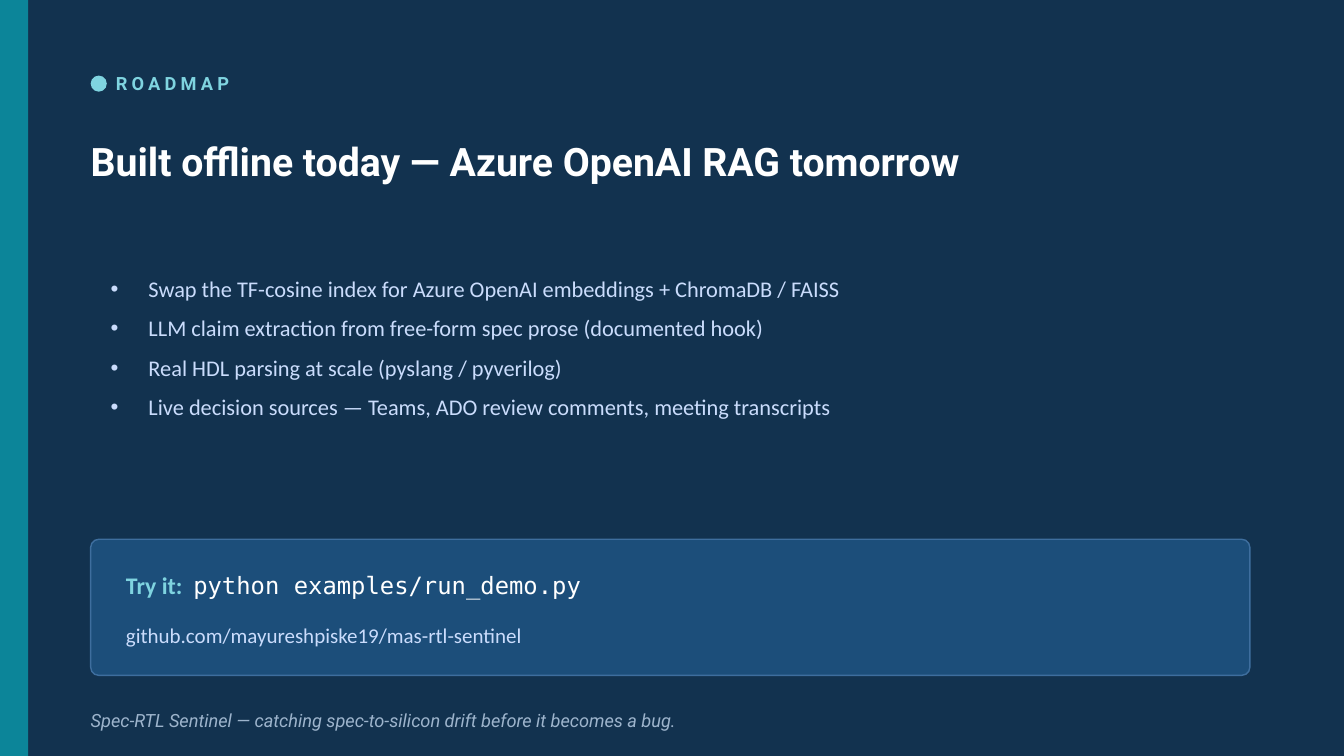
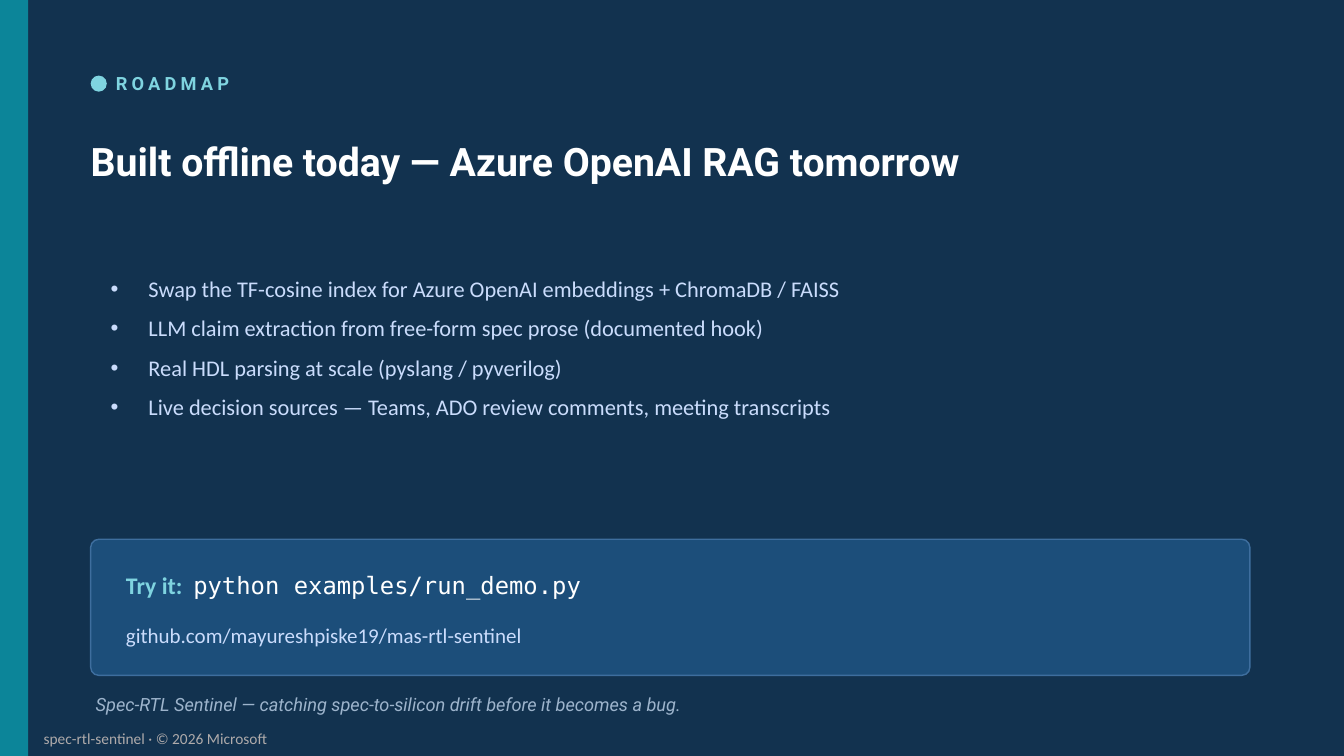
Before and after one commit to mayureshpiske19/spec-rtl-sentinel, a slide deck: slide 11 of presentation/Spec-RTL-Sentinel-Pitch.pptx. Drawn at 1344x756 pixels with LibreOffice and Linux fonts; fonts in the diff are those of the drawing. Boxes give left, top, right and bottom in pixels: in the first picture for what was removed or moved away, otherwise in the second. Text is boxed around its words. In the diff, an @@ line names an element or a change of style, - is before the commit and + after.

```diff
--- a/presentation/Spec-RTL-Sentinel-Pitch.pptx
+++ b/presentation/Spec-RTL-Sentinel-Pitch.pptx
@@ text "Spec-RTL Sentinel — catching spec-to-silicon ...": place and size @@
-text "Spec-RTL Sentinel — catching spec-to-silicon ..." at (91, 713, 675, 731)
+text "Spec-RTL Sentinel — catching spec-to-silicon ..." at (96, 697, 681, 715)
@@ text added at (44, 733, 267, 747), 11 pt, text #AFABAB @@
+spec-rtl-sentinel · © 2026 Microsoft
```
Also in this commit, not shown: 9 other slides changed, 1 other file.
